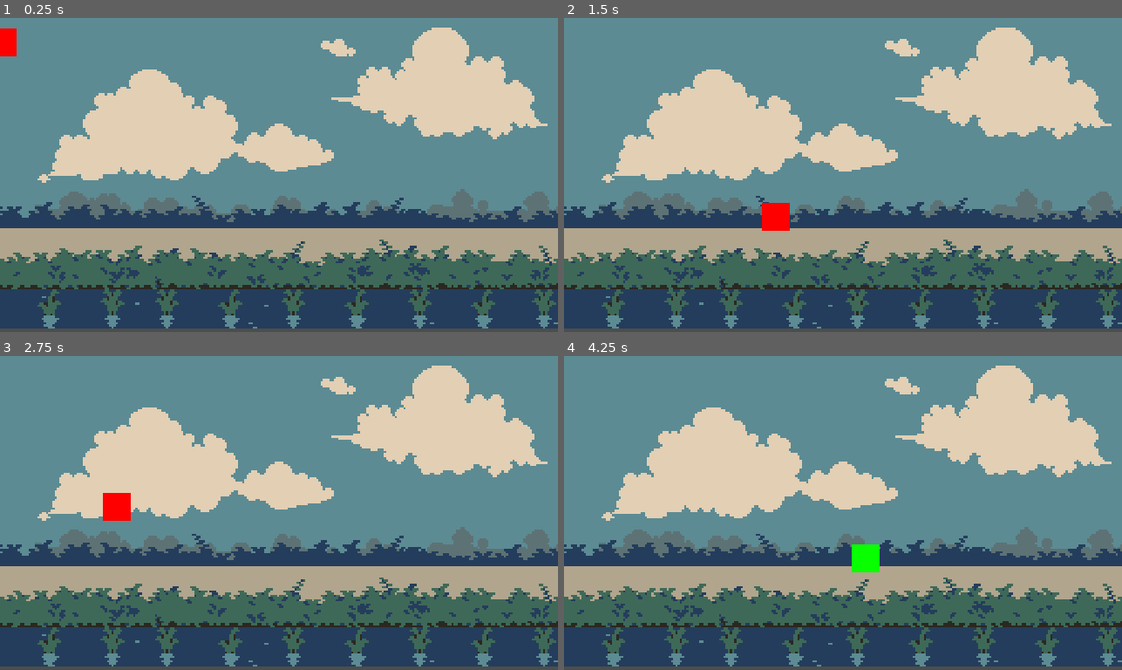
Above: before the commit, frames 1-4 (two rows, left to right).
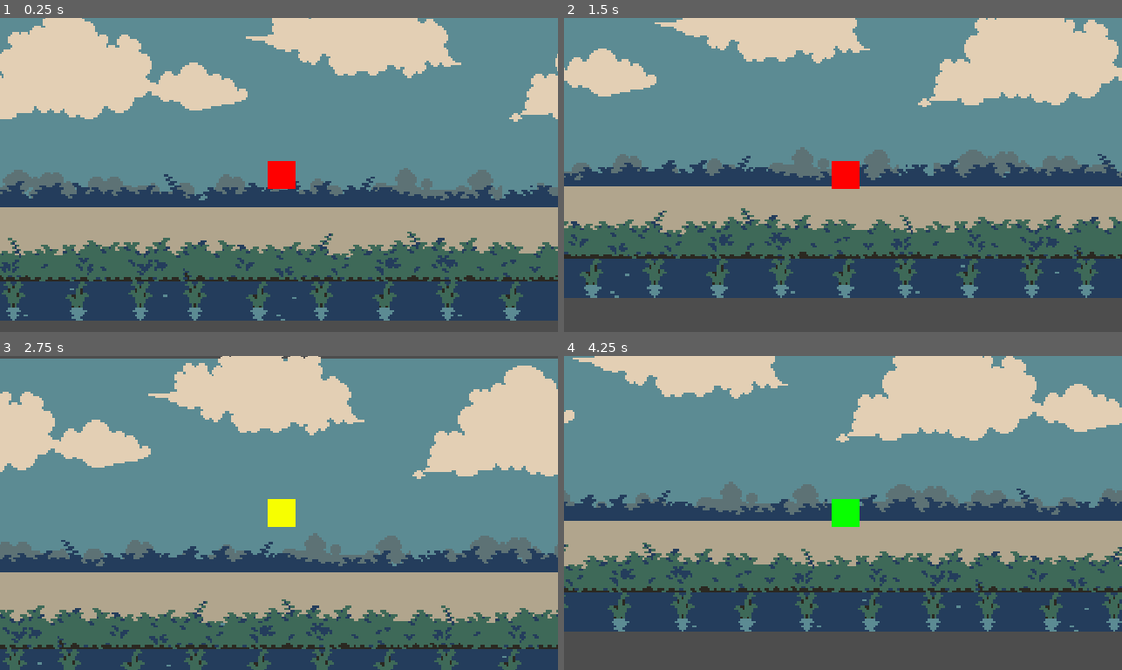
Above: after the commit, the same moments.

Repository: megaeonise/cst307_petni
Game: Godot game, scene res://scenes/test.tscn
Same seed, same stepped clock (60 frames per second), same inputs: the game is played once before the commit and once after it. The project has no main scene, so this scene is started directly.
Inputs:
- Up to frame 1 (0.25 s): no input
- Up to frame 2 (1.5 s): hold Shift (dash) 0.53-1.28 s; hold D (move_right) from 0.53 s (still down); tap Space (jump) at 0.77, 0.8, 1.07, 1.35 s
- Up to frame 3 (2.75 s): tap Space (jump) at 1.52, 1.82, 2.3 s; tap Shift (dash) at 1.55 s; release D (move_right) at 2.03 s; hold A (move_left) from 2.03 s (still down); hold Shift (dash) from 2.03 s (still down)
- Up to frame 4 (4.25 s): release A (move_left) at 2.78 s; release Shift (dash) at 2.78 s; hold D (move_right) from 2.78 s (still down); tap Shift (dash) at 2.85 s; tap Space (jump) at 3.02, 3.32 s; hold Space (jump) from 3.53 s (still down)

The runs differ from the first frame. In frame 1, 54% of the frame differs, in the area x 0-100%, y 0-99%; in frame 2, 67%; in frame 3, 48%; in frame 4, 70%.

Commit message:
feat(background): :sparkles: Added a parallax background scene to be dropped into the level

Diff:
--- /dev/null
+++ b/scenes/parallax_bg.tscn
@@ -0,0 +1,63 @@
+[gd_scene load_steps=7 format=3 uid="uid://bcormgflajauk"]
+
+[ext_resource type="Texture2D" uid="uid://djkj1tfmqqlke" path="res://assets/sky.png" id="1_opv8y"]
+[ext_resource type="Texture2D" uid="uid://crofww0imquy3" path="res://assets/path.png" id="2_llcxi"]
+[ext_resource type="Texture2D" uid="uid://bu6dv1cu8kqve" path="res://assets/foreground.png" id="3_4j2lk"]
+[ext_resource type="Texture2D" uid="uid://dxojbhbh5k7xj" path="res://assets/trees.png" id="4_4j2lk"]
+[ext_resource type="Texture2D" uid="uid://dj2hbvmgtrky6" path="res://assets/grass.png" id="4_bh54y"]
+[ext_resource type="Texture2D" uid="uid://b51tua7ausm13" path="res://assets/cloud.png" id="6_bh54y"]
+
+[node name="ParallaxBg" type="Node2D"]
+
+[node name="Sky" type="Parallax2D" parent="."]
+repeat_size = Vector2(640, 0)
+repeat_times = 5
+
+[node name="SkySprite" type="Sprite2D" parent="Sky"]
+scale = Vector2(2.5, 2.5)
+texture = ExtResource("1_opv8y")
+
+[node name="Clouds" type="Parallax2D" parent="."]
+scroll_scale = Vector2(0.7, 0.7)
+repeat_size = Vector2(640, 0)
+autoscroll = Vector2(-8, 0)
+repeat_times = 5
+
+[node name="CloudsSprite" type="Sprite2D" parent="Clouds"]
+scale = Vector2(2.5, 2.5)
+texture = ExtResource("6_bh54y")
+
+[node name="Path" type="Parallax2D" parent="."]
+repeat_size = Vector2(640, 0)
+repeat_times = 5
+
+[node name="PathSprite" type="Sprite2D" parent="Path"]
+scale = Vector2(2.5, 2.5)
+texture = ExtResource("2_llcxi")
+
+[node name="Foreground" type="Parallax2D" parent="."]
+scroll_scale = Vector2(1.1, 1.1)
+repeat_size = Vector2(640, 0)
+repeat_times = 5
+
+[node name="ForegroundSprite" type="Sprite2D" parent="Foreground"]
+scale = Vector2(2.5, 2.5)
+texture = ExtResource("3_4j2lk")
+
+[node name="Trees" type="Parallax2D" parent="."]
+scroll_scale = Vector2(0.8, 1)
+repeat_size = Vector2(640, 0)
+repeat_times = 5
+
+[node name="TreesSprite" type="Sprite2D" parent="Trees"]
+scale = Vector2(2.5, 2.5)
+texture = ExtResource("4_4j2lk")
+
+[node name="Grass" type="Parallax2D" parent="."]
+scroll_scale = Vector2(0.9, 1)
+repeat_size = Vector2(640, 0)
+repeat_times = 5
+
+[node name="GrassSprite" type="Sprite2D" parent="Grass"]
+scale = Vector2(2.5, 2.5)
+texture = ExtResource("4_bh54y")
--- a/scenes/player.tscn
+++ b/scenes/player.tscn
@@ -8,29 +8,6 @@
 [ext_resource type="Texture2D" uid="uid://dbfq0qqgbpw6q" path="res://assets/2d_lights_and_shadows_neutral_point_light.webp" id="5_sweqy"]
 [ext_resource type="Texture2D" uid="uid://b0bgs3cnno5q0" path="res://assets/boc_rikth_cyn.png" id="6_d2wvv"]
 [ext_resource type="Texture2D" uid="uid://b3nil2b8wl3e6" path="res://assets/boc_rikth_grn.png" id="7_3v2ag"]
-
-[sub_resource type="CanvasItemMaterial" id="CanvasItemMaterial_272bh"]
-particles_animation = true
-particles_anim_h_frames = 8
-particles_anim_v_frames = 1
-particles_anim_loop = false
-
-[sub_resource type="Curve" id="Curve_5vw27"]
-_data = [Vector2(0, 0.58427), 0.0, 0.0, 0, 0, Vector2(1, 0), 0.0, 0.0, 0, 0]
-point_count = 2
-
-[sub_resource type="CurveTexture" id="CurveTexture_kek77"]
-curve = SubResource("Curve_5vw27")
-
-[sub_resource type="ParticleProcessMaterial" id="ParticleProcessMaterial_4c57u"]
-gravity = Vector3(0, 0, 0)
-alpha_curve = SubResource("CurveTexture_kek77")
-
-[sub_resource type="CanvasItemMaterial" id="CanvasItemMaterial_2hs0m"]
-particles_animation = true
-particles_anim_h_frames = 1
-particles_anim_v_frames = 1
-particles_anim_loop = false
 
 [sub_resource type="RectangleShape2D" id="RectangleShape2D_ig7tw"]
 size = Vector2(31, 49)
@@ -55,14 +32,6 @@
 }, {
 "frames": [{
 "duration": 1.0,
-"texture": ExtResource("4_y4r1p")
-}],
-"loop": true,
-"name": &"hang",
-"speed": 5.0
-}, {
-"frames": [{
-"duration": 1.0,
 "texture": ExtResource("2_qhqgy")
 }],
 "loop": true,
@@ -84,27 +53,18 @@
 "loop": true,
 "name": &"run",
 "speed": 13.0
+}, {
+"frames": [{
+"duration": 1.0,
+"texture": ExtResource("4_y4r1p")
+}],
+"loop": true,
+"name": &"running",
+"speed": 5.0
 }]
 
 [node name="Player" type="CharacterBody2D"]
 script = ExtResource("1_onrkg")
-
-[node name="dashparticless" type="GPUParticles2D" parent="."]
-material = SubResource("CanvasItemMaterial_272bh")
-position = Vector2(0, 2)
-emitting = false
-lifetime = 0.5
-preprocess = 0.1
-process_material = SubResource("ParticleProcessMaterial_4c57u")
-
-[node name="wallparticles" type="GPUParticles2D" parent="."]
-material = SubResource("CanvasItemMaterial_2hs0m")
-position = Vector2(0, 2)
-emitting = false
-amount = 4
-lifetime = 0.5
-preprocess = 0.1
-process_material = SubResource("ParticleProcessMaterial_4c57u")
 
 [node name="CollisionShape2D" type="CollisionShape2D" parent="."]
 position = Vector2(0.5, -0.5)
@@ -114,11 +74,8 @@
 texture_filter = 1
 position = Vector2(3, 0)
 sprite_frames = SubResource("SpriteFrames_yaehf")
-animation = &"hang"
+animation = &"running"
 autoplay = "idle"
-
-[node name="DashTimer" type="Timer" parent="."]
-one_shot = true
 
 [node name="VisibleOnScreenNotifier2D" type="VisibleOnScreenNotifier2D" parent="."]
 
@@ -130,10 +87,7 @@
 [node name="Respawn" type="Timer" parent="."]
 one_shot = true
 
-[node name="WallTimer" type="Timer" parent="."]
-one_shot = true
-
-[node name="DashTimer2" type="Timer" parent="."]
+[node name="Stamina" type="Timer" parent="."]
 one_shot = true
 
 [node name="CoyoteTimer" type="Timer" parent="."]
@@ -142,4 +96,4 @@
 [node name="HangTimer" type="Timer" parent="."]
 one_shot = true
 
-[connection signal="timeout" from="WallTimer" to="." method="_on_wall_timer_timeout"]
+[connection signal="timeout" from="Stamina" to="." method="_on_stamina_timeout"]
--- a/scenes/test.tscn
+++ b/scenes/test.tscn
@@ -1,21 +1,26 @@
 [gd_scene load_steps=4 format=3 uid="uid://dfh6duy1rhrxa"]
 
-[ext_resource type="Texture2D" uid="uid://cn44jgc0lx5i6" path="res://assets/bg rikth.png" id="1_errlg"]
+[ext_resource type="PackedScene" uid="uid://bcormgflajauk" path="res://scenes/parallax_bg.tscn" id="1_bl13t"]
 [ext_resource type="PackedScene" uid="uid://c4k6pubg1e5gp" path="res://scenes/player.tscn" id="2_bl13t"]
 
 [sub_resource type="WorldBoundaryShape2D" id="WorldBoundaryShape2D_bl13t"]
 
 [node name="Node2D" type="Node2D"]
 
-[node name="BgRikth" type="Sprite2D" parent="."]
-position = Vector2(320, 176)
-texture = ExtResource("1_errlg")
+[node name="ParallaxBg" parent="." instance=ExtResource("1_bl13t")]
+metadata/_edit_lock_ = true
 
 [node name="Player" parent="." instance=ExtResource("2_bl13t")]
+metadata/_edit_lock_ = true
+
+[node name="Camera2D" type="Camera2D" parent="Player"]
 
 [node name="Area2D" type="StaticBody2D" parent="."]
+metadata/_edit_lock_ = true
 
 [node name="CollisionShape2D" type="CollisionShape2D" parent="Area2D"]
-position = Vector2(-8, 256)
+position = Vector2(-8, 80)
 shape = SubResource("WorldBoundaryShape2D_bl13t")
 debug_color = Color(0.766217, 0.166117, 1, 0.42)
+
+[editable path="Player"]
--- a/scripts/player.gd
+++ b/scripts/player.gd
@@ -1,34 +1,27 @@
 extends CharacterBody2D
 
-#@onready var dash: GPUParticles2D = $dashparticless
-#@onready var wall_particles: GPUParticles2D = $wallparticles
-#@onready var dash_timer: Timer = $DashTimer
+
 @onready var p_light: PointLight2D = $Death
 @onready var respawn_timer: Timer = $Respawn
-#@onready var wall_timer: Timer = $WallTimer
-#@onready var dash_timer_2: Timer = $DashTimer2
 @onready var coyote_timer: Timer = $CoyoteTimer
 @onready var hang_timer: Timer = $HangTimer
-#@onready var jumpSound: AudioStreamPlayer = $JumpSound
-#@onready var dashSound: AudioStreamPlayer = $DashSound
-
-
-
+@onready var stamina_timer: Timer = $Stamina
 @export var WALK_SPEED = 150.0
 @export var RUN_SPEED = 280.0
 var SPEED = WALK_SPEED
 @export var JUMP_VELOCITY = -400.0
 @export var JUMP_CHARGE_TIME = 0.1
-#@export var dash_count = 2
 var animated_sprite : AnimatedSprite2D
 var jump_charge_timer = 0
 var jump_charging = false
 var jump_finished = false
 var is_dashing = false
+var is_running = false
+@export var MAX_STAMINA = 200
 @export var max_speed= Vector2(500, 600)
 @export var min_speed= Vector2(-500, -600)
+var stamina = MAX_STAMINA
 var respawning = false
-#var wall_stamina = true
 var coyote = true
 var can_hang = true
 @export var coyote_time = 0.1
@@ -37,16 +30,7 @@
 
 func _ready() -> void:
 	animated_sprite = $Sprite2D
-	#dash.emitting = false
-	#dash_timer.one_shot = true
-	#dash_timer.timeout.connect(_on_dash_timer_timeout)
 
-#func _on_dash_timer_timeout():
-	#dash.emitting = false
-	#wall_particles.emitting = false  # Stop particles after timer
-
-#func _on_wall_timer_timeout() -> void:
-	#wall_stamina = false
 
 func _physics_process(delta: float) -> void:
 	# Add the gravity
@@ -55,17 +39,7 @@
 	var direction := Input.get_axis("move_left", "move_right")
 	var vertical_direction := Input.get_axis("down", "up")
 	if !respawning:
-		#if is_on_wall() and wall_timer.is_stopped() and wall_stamina and direction != 0:
-			#wall_timer.start(1.5)
-			#wall_stamina = false
-			#animated_sprite.play("hang")
-		#elif is_on_wall() and !wall_timer.is_stopped() and direction != 0 and dash_timer_2.is_stopped():
-			#wall_timer.set_paused(false)
-			#velocity.y = 0
-			#velocity += (get_gravity() * delta)
-			#animated_sprite.play("hang")
 		if not is_on_floor():
-			#wall_timer.set_paused(true)
 			if coyote:
 				coyote_timer.start(0.1)
 				coyote = false
@@ -92,8 +66,6 @@
 					if velocity.y > 0:
 						animated_sprite.play("fall")
 
-			#if velocity.y < 0:
-				#animated_sprite.play("fall")
 
 		#Movement
 		is_dashing = Input.is_action_just_pressed("dash")
@@ -117,10 +89,6 @@
 
 
 		if is_on_floor():
-			#dash_count = 2
-			#wall_stamina = true
-			#wall_timer.start(1.5)
-			#wall_timer.set_paused(true)
 			coyote = true
 			can_hang = true
 
@@ -130,54 +98,37 @@
 				velocity.y = JUMP_VELOCITY
 				jump_charging = false
 				animated_sprite.play("jump")
-				#jumpSound.play()
 
 		# Movement
-		if Input.is_action_pressed("dash"):
+		if Input.is_action_pressed("dash") and !is_running and stamina>=0 and direction!=0:
 			SPEED = RUN_SPEED
+			is_running = true
+			stamina -= 150*delta
+			stamina_timer.set_paused(true)
+			animated_sprite.play("running")
+		elif Input.is_action_pressed("dash") and is_running and stamina>=0 and direction!=0:
+			SPEED = RUN_SPEED
+			stamina -= 100*delta
+			stamina_timer.set_paused(true)
+			animated_sprite.play("running")
 		else:
+			if stamina_timer.is_paused():
+				stamina_timer.set_paused(false)
+				stamina_timer.start(1)
 			SPEED = WALK_SPEED
+			is_running = false
 		if direction:
 			if not jump_charging:
 				velocity.x = direction * SPEED
 		else:
 			velocity.x = move_toward(velocity.x, 0, SPEED)
-		print(SPEED)
-
-		# Dash movement
-		#if dash_count > 0 and is_dashing and !Input.is_action_pressed("jump"):
-			#velocity.x += direction * DASH_SPEED * 10
-			#velocity.y += -vertical_direction * DASH_SPEED * 2
-			##dashSound.play()
-			#dash_count -= 1
-			## Start particles and timer
-			#dash.emitting = false
-			#dash.emitting = true
-			#dash_timer.start(0.4)
-			#dash_timer_2.start(0.4)
-	  # Adjust time for trail length
-
-		#if is_on_wall_only() and Input.is_action_just_pressed("jump") and !wall_timer.is_stopped():
-			#velocity.y = JUMP_VELOCITY * 0.67
-			#velocity.x = -direction * 1000
-			#wall_particles.emitting = false
-			#wall_particles.emitting = true
-			#dash_timer.start(0.2)
-			##experimental walljump trail
-		#if is_on_wall_only():
-			#wall_particles.emitting = false
-			#wall_particles.emitting = true
-			#dash_timer.start(0.02)
 
 
-		# Flip particles
-		#dash.scale.x = -1 if direction < 0 else 1
-		#wall_particles.scale.x = -1 if direction < 0 else 1
+
+
 
 		velocity.y = clamp(velocity.y, -400, 400)
 		velocity.x = clamp(velocity.x, -2000, 2000)
-		#if velocity==Vector2.ZERO:
-			#dash.set_modulate(Color(1,1,1,0.4))
 
 		move_and_slide()
 		for i in get_slide_collision_count():
@@ -187,8 +138,6 @@
 					respawning = true
 					p_light.set_enabled(true)
 					respawn_timer.start(1)
-				#elif respawning and respawn_timer.is_stopped():
-					#get_tree().call_deferred("reload_current_scene")
 	if respawning and respawn_timer.is_stopped():
 		get_tree().call("reload_current_scene")
 	elif respawning:
@@ -201,7 +150,7 @@
 		respawning = true
 		p_light.set_enabled(true)
 		respawn_timer.start(1)
-		#set_global_position(Vector2(0,0))
-	#elif respawning and respawn_timer.is_stopped():
-		#print("why")
-		#get_tree().call_deferred("reload_current_scene")
+
+
+func _on_stamina_timeout() -> void:
+	stamina = MAX_STAMINA
Binary file added: assets/cloud.png
Not shown, added: assets/cloud.png.import
Binary file added: assets/foreground.png
Not shown, added: assets/foreground.png.import
Binary file added: assets/grass.png
Not shown, added: assets/grass.png.import
Binary file added: assets/path.png
Not shown, added: assets/path.png.import
Binary file added: assets/sky.png
Not shown, added: assets/sky.png.import
Binary file added: assets/trees.png
Not shown, added: assets/trees.png.import
(and 1 more such lines)
